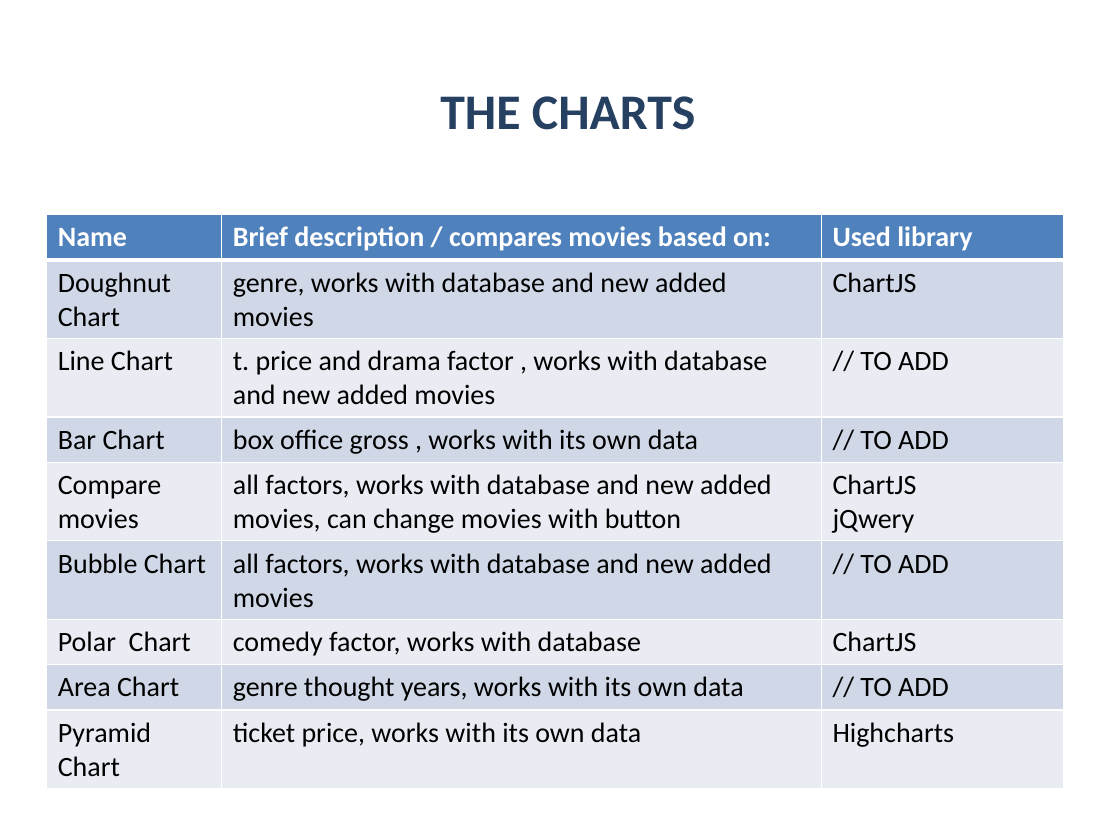
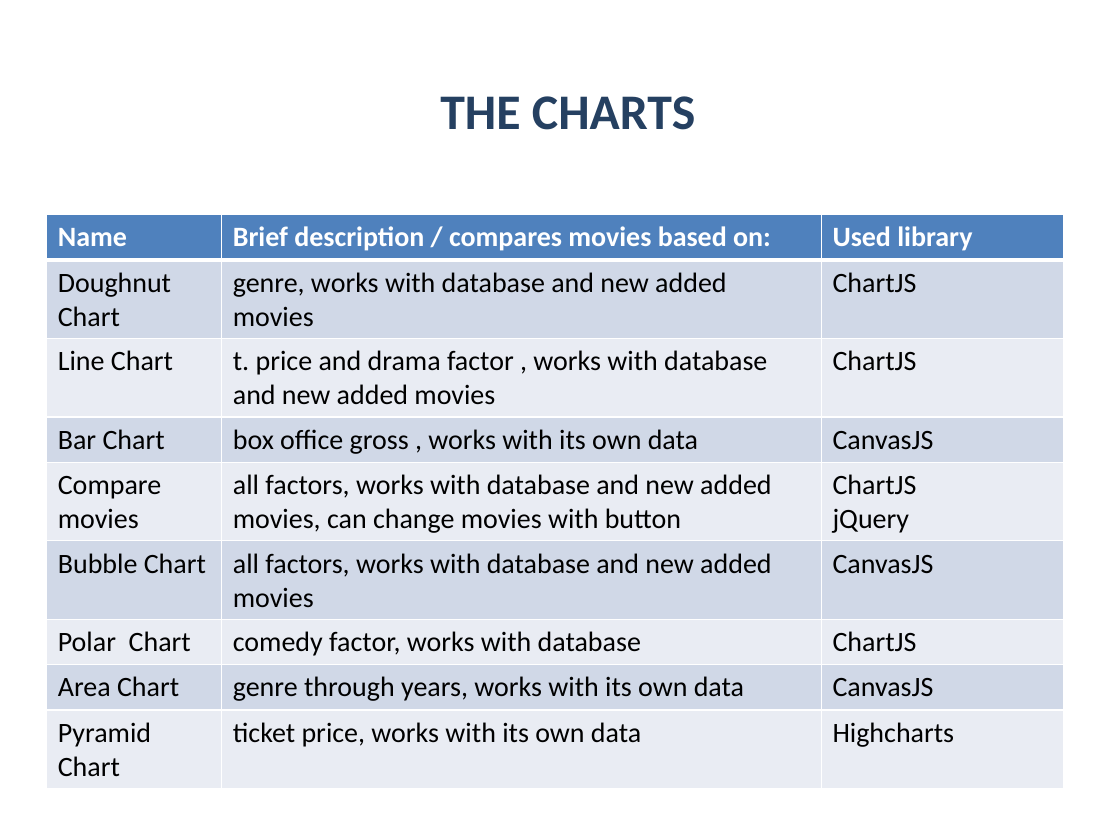
Before and after one commit to Acrelion/JS-Teamwork-Mandarine, a slide deck: slide 5 of Project Documentation/Presentation Mandarine.pptx. Drawn at 1120x840 pixels with LibreOffice and Linux fonts; fonts in the diff are those of the drawing; background and template pictures are left out. Boxes give left, top, right and bottom in pixels: in the first picture for what was removed or moved away, otherwise in the second. Text is boxed around its words. In the diff, an @@ line names an element or a change of style, - is before the commit and + after.

```diff
--- a/Project Documentation/Presentation Mandarine.pptx
+++ b/Project Documentation/Presentation Mandarine.pptx
@@ table at (x1=47, y1=215, x2=1064, y2=788) @@
-row 3, column 3: // TO ADD
+row 3, column 3: ChartJS
-row 4, column 3: // TO ADD
+row 4, column 3: CanvasJS
-row 5, column 3: ChartJS / jQwery
+row 5, column 3: ChartJS / jQuery
-row 6, column 3: // TO ADD
+row 6, column 3: CanvasJS
-row 8, column 2: genre thought years, works with its own data
+row 8, column 2: genre through years, works with its own data
-row 8, column 3: // TO ADD
+row 8, column 3: CanvasJS
```
Also in this commit, not shown: 4 other slides changed.
